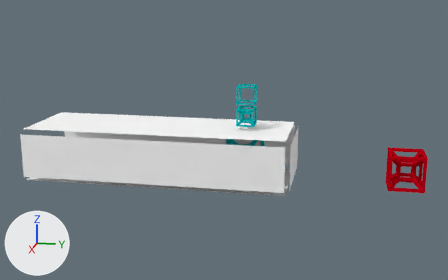
The Blender file Working/Scenes/menu.blend as it was, and as the next commit left it.
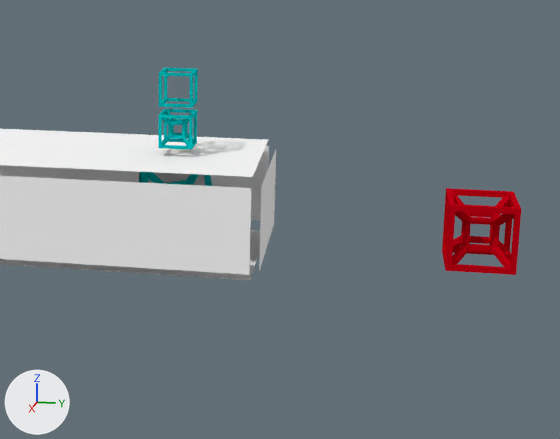
There are two pictures of each version: one whole from a 50 mm camera at (127.4, 71.1, 42.3) aimed at (-8.7, 43.9, 8.3), one close up on the part from 34% to 100% of the width and 17% to 100% of the height. Every picture has the same lights, and +X, +Y and +Z are marked at lower left.

Names of what the first close-up shows: 'Cube_Backup', 'Hypercube', 'Hypercube2', 'Hypercube_Backup', 'Mirror_Back', 'Mirror_Bottom', 'Mirror_Left', 'Mirror_Right', 'Mirror_Top'.
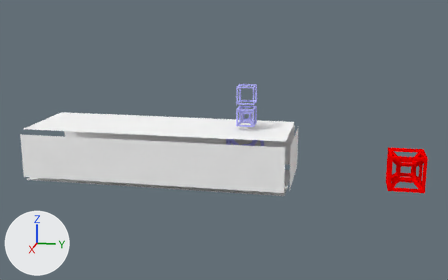
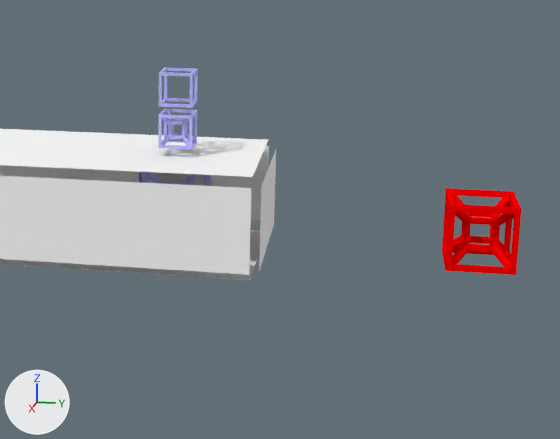
The change, as JSON lines over the scene's bpy script:
```json
{"op": "set", "path": "mat_object.base_color", "old": "(0.0, 0.5, 0.5)", "new": "(0.5, 0.5, 1.0)", "note": "cyan #00bcbc -> blue #bcbcff"}
{"op": "set", "path": "mat_object2.base_color", "old": "(0.549, 0.0, 0.0072)", "new": "(1.0, 0.0, 0.0)", "note": "red #c40014 -> red #ff0000"}
```

What differs and where, as boxes (x1, y1, x2, y2) in the close-ups (560 x 439 px):
```json
{"object": "Hypercube2", "change": "recoloured", "before": [442, 188, 521, 275], "after": [442, 188, 521, 275]}
{"object": "Hypercube_Backup", "change": "recoloured", "before": [158, 109, 197, 149], "after": [158, 109, 197, 149], "on screen": "cyan to blue"}
{"object": "Cube_Backup", "change": "recoloured", "before": [159, 68, 198, 108], "after": [159, 68, 198, 108], "on screen": "cyan to blue"}
{"object": "Hypercube", "change": "recoloured", "before": [139, 172, 212, 186], "after": [139, 172, 212, 186], "on screen": "cyan to blue"}
```
